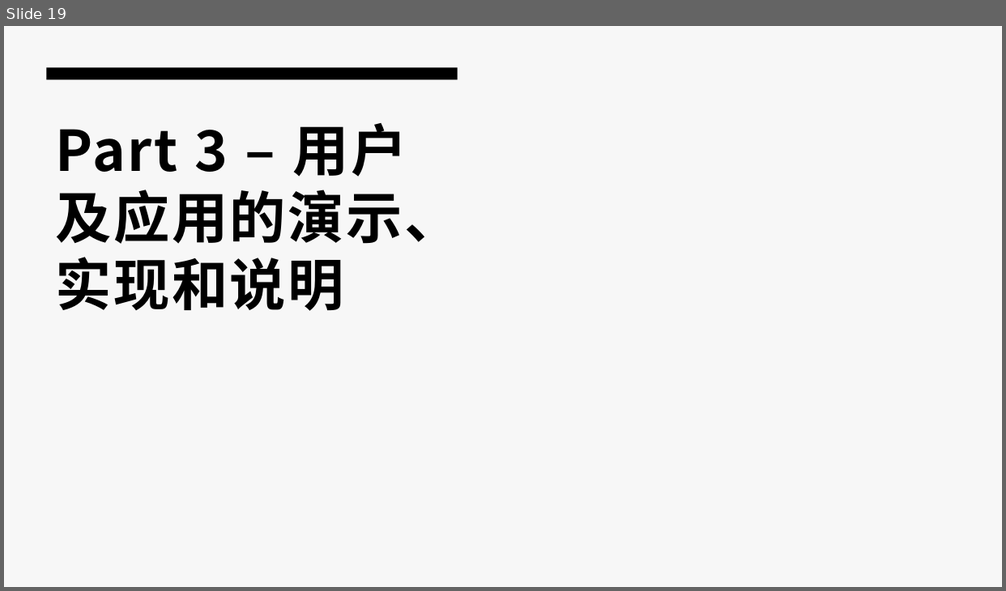
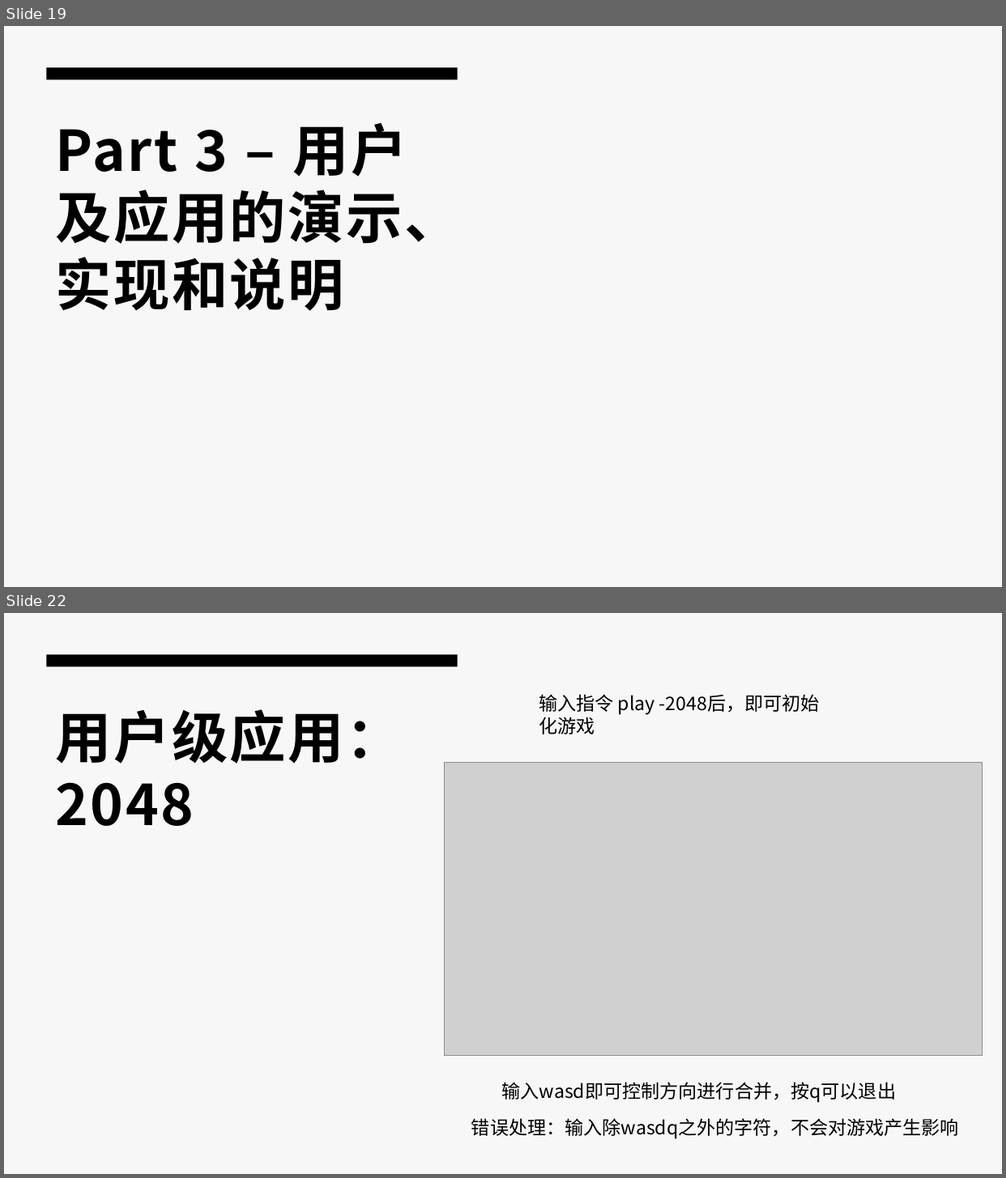
Before and after one commit to Crestina2001/OS_design, a slide deck: 19组/unknownOS - 2021年操作系统课程设计演示.pptx. Shown one above the other, each under a label of ours: slide 19 before the commit, slides 19 and 22 after it; the slides between them are not shown. The pictures are 1006x591 and 1006x1178 pixels, drawn with LibreOffice and Linux fonts; fonts in the diff are those of the drawing; grey boxes stand for pictures. Boxes give left, top, right and bottom in pixels: in the first picture for what was removed or moved away, otherwise in the second. Text is boxed around its words. In the diff, an @@ line names an element or a change of style, - is before the commit and + after.

```diff
--- a/19组/unknownOS - 2021年操作系统课程设计演示.pptx
+++ b/19组/unknownOS - 2021年操作系统课程设计演示.pptx
@@ slide 22 added at [4,613,1002,1174], background #F7F7F7; not listed: 1 template element that a slide beside it also shows @@
@@ title added at [55,709,402,826], 54 pt, text #000000, bold @@
+用户级应用：2048
@@ text added at [539,694,820,735], 18 pt, text #000000 @@
+输入指令 play -2048后，即可初始化游戏
@@ picture added at [444,763,982,1056] @@
@@ text added at [502,1082,897,1103], 18 pt, text #000000 @@
+输入wasd即可控制方向进行合并，按q可以退出
@@ text added at [471,1118,959,1139], 18 pt, text #000000 @@
+错误处理：输入除wasdq之外的字符，不会对游戏产生影响
```
Also in this commit, not shown: 2 other slides added.
